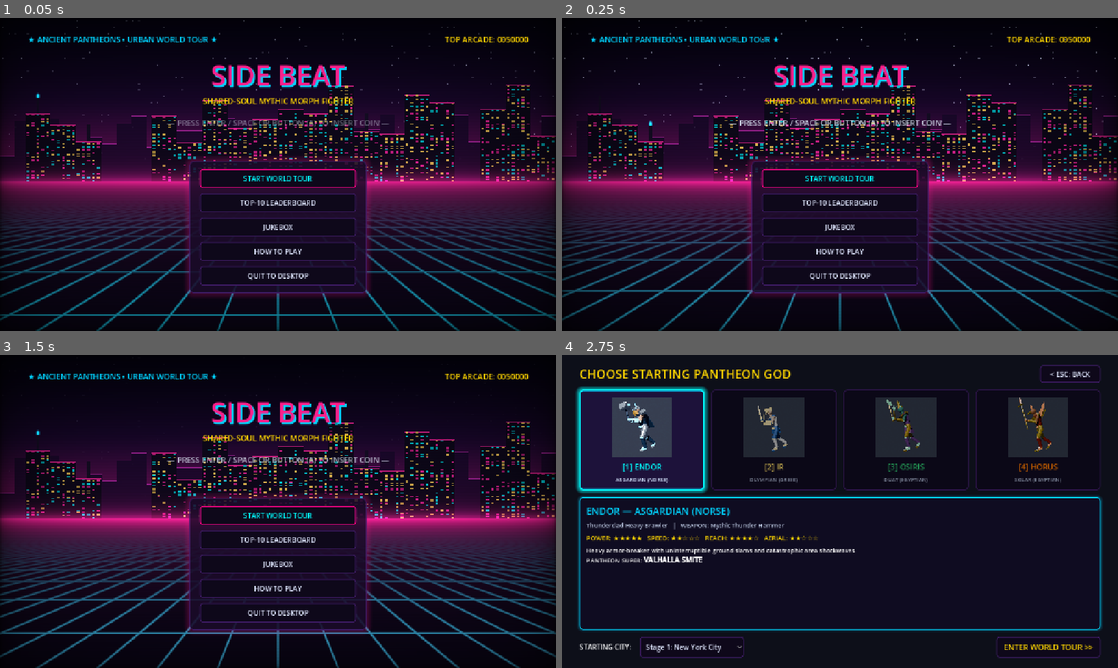
Above: before the commit, frames 1-4 (two rows, left to right).
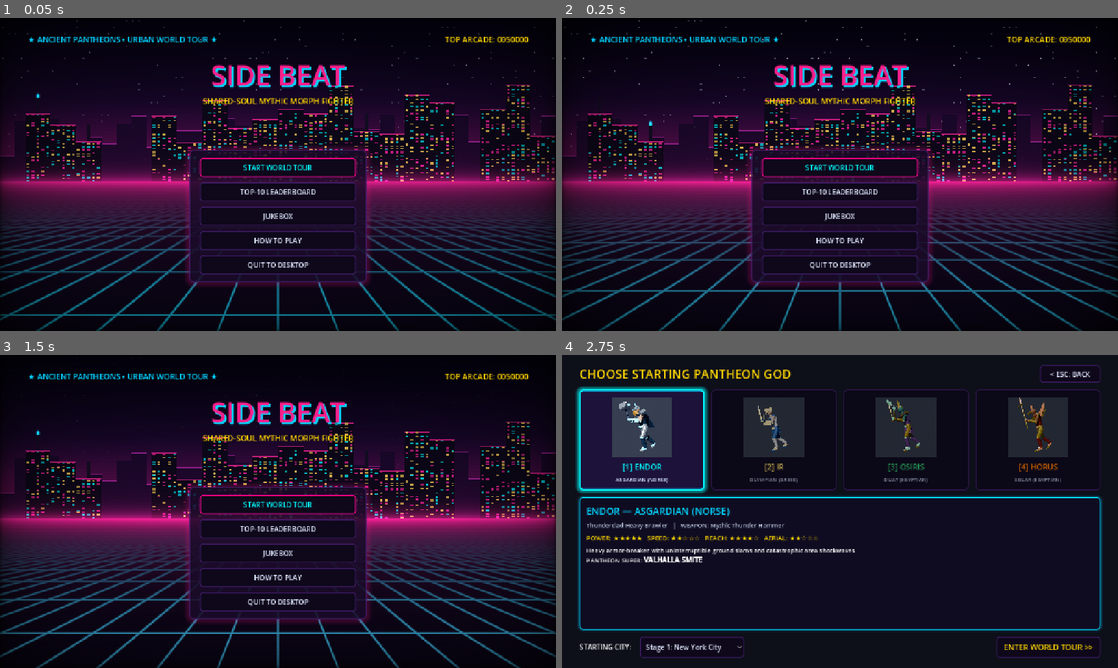
Above: after the commit, the same moments.

Repository: leouofa/side-beat
Game: Godot game, scene res://scenes/main/boot.tscn
Two runs of this game, one before a commit and one after it. Both use one fixed random seed, a clock stepped at 60 frames per second and the inputs below. Sound files missing from this copy of the repository are replaced by a short silence.
Inputs:
- Up to frame 1 (0.05 s): no input
- Up to frame 2 (0.25 s): no input
- Up to frame 3 (1.5 s): click "START WORLD TOUR" at 0.5 s; click "< ESC: BACK" at 1.25 s
- Up to frame 4 (2.75 s): click "START WORLD TOUR" at 2 s

The runs differ from the first frame. In frame 1, 6.0% of the frame differs, in the area x 30-70%, y 32-90%; in frame 2, 6.4%; in frame 3, 6.2%; in frame 4, nothing differs.

Commit message:
Remove "insert coin" prompt from title screen
Streamline the title screen interface by removing the pulsing "PRESS ENTER / SPACE OR BUTTON (A) TO INSERT COIN" arcade prompt label and its blinking animation loop. Navigation is already anchored by the focused menu options, making the standalone coin-op prompt redundant while leaving the unhandled input fallback intact for controller and keyboard convenience.

Diff:
--- a/scenes/ui/title_screen.tscn
+++ b/scenes/ui/title_screen.tscn
@@ -88,13 +88,6 @@
 text = "SHARED-SOUL MYTHIC MORPH FIGHTER"
 horizontal_alignment = 1
 
-[node name="PromptLabel" type="Label" parent="MarginContainer/VBoxContainer"]
-layout_mode = 2
-theme_override_colors/font_color = Color(0.9, 0.95, 1, 1)
-theme_override_font_sizes/font_size = 18
-text = "— PRESS ENTER / SPACE OR BUTTON (A) TO INSERT COIN —"
-horizontal_alignment = 1
-
 [node name="MenuContainer" type="VBoxContainer" parent="MarginContainer/VBoxContainer"]
 layout_mode = 2
 size_flags_horizontal = 4
--- a/scripts/ui/title_screen.gd
+++ b/scripts/ui/title_screen.gd
@@ -8,10 +8,8 @@
 @onready var _how_to_play_btn: Button = $MarginContainer/VBoxContainer/MenuContainer/HowToPlayBtn
 @onready var _quit_btn: Button = $MarginContainer/VBoxContainer/MenuContainer/QuitBtn
 @onready var _high_score_label: Label = $MarginContainer/VBoxContainer/Header/HighScoreLabel
-@onready var _prompt_label: Label = $MarginContainer/VBoxContainer/PromptLabel
 @onready var _menu_container: VBoxContainer = $MarginContainer/VBoxContainer/MenuContainer
 
-var _blink_timer: float = 0.0
 var _card_style: StyleBoxFlat
 
 
@@ -31,11 +29,6 @@
 	_quit_btn.pressed.connect(_on_quit_pressed)
 
 	_start_tour_btn.grab_focus()
-
-
-func _process(delta: float) -> void:
-	_blink_timer += delta
-	_prompt_label.modulate.a = 0.35 + 0.65 * absf(sin(_blink_timer * 4.0))
 
 
 func _unhandled_input(event: InputEvent) -> void:
